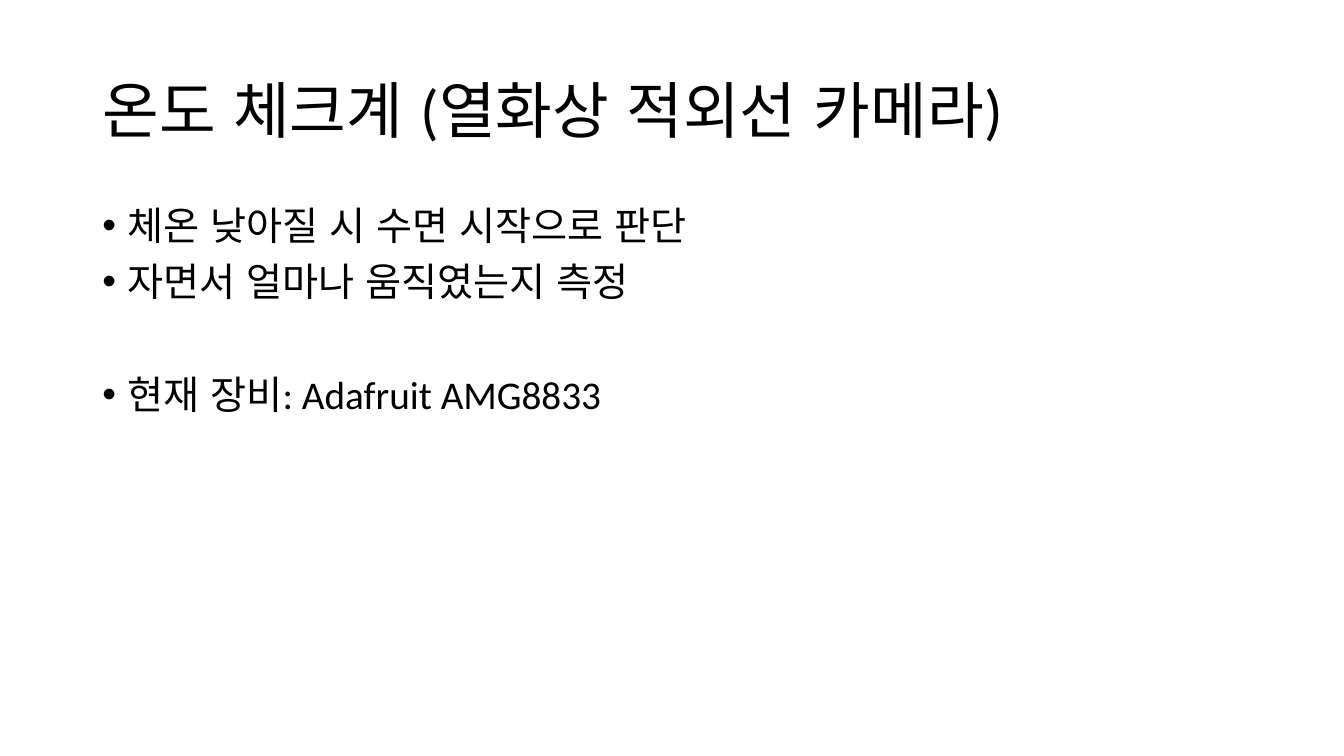
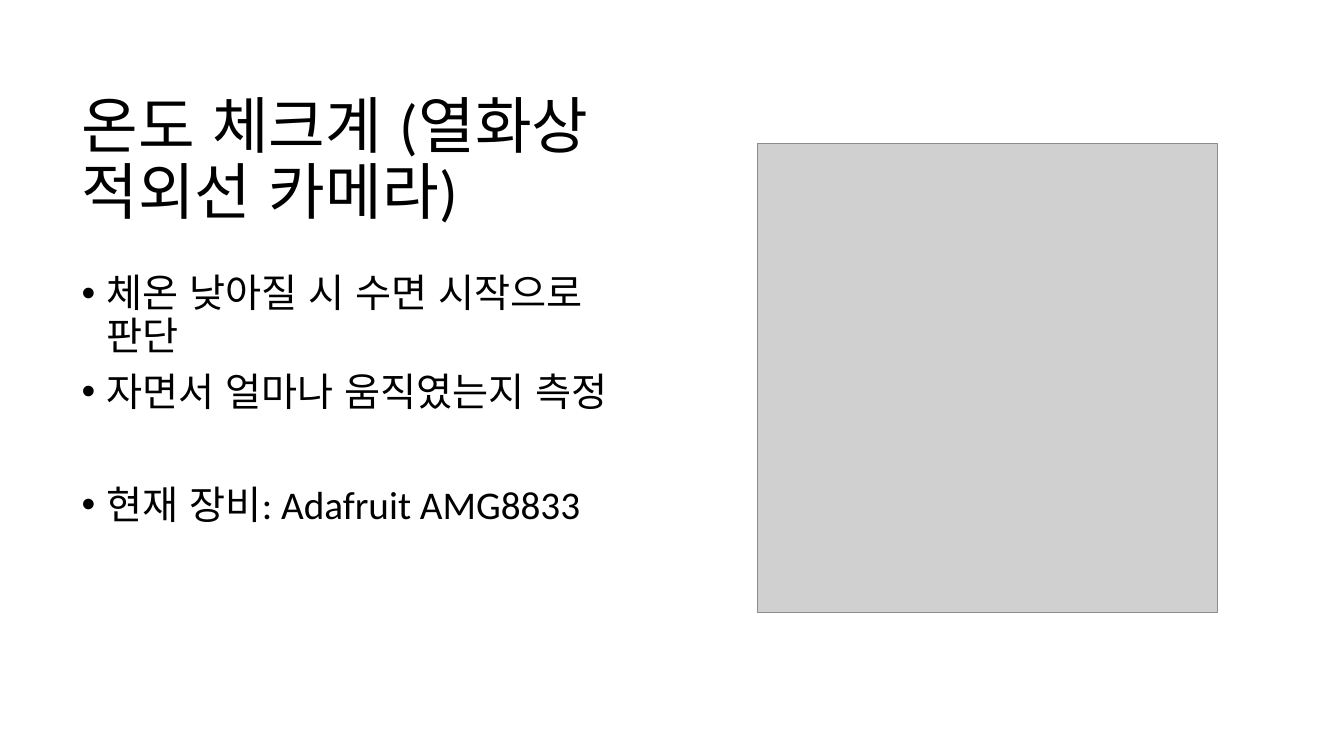
Before and after one commit to headring/Sleeptionary, a slide deck: slide 7 of Sleeping_Analysis.pptx. Drawn at 1344x756 pixels with LibreOffice and Linux fonts; fonts in the diff are those of the drawing; grey boxes stand for pictures. Boxes give left, top, right and bottom in pixels: in the first picture for what was removed or moved away, otherwise in the second. Text is boxed around its words. In the diff, an @@ line names an element or a change of style, - is before the commit and + after.

Commit message:
Add files via upload
이미지 추가 및 발표용으로 전환

```diff
--- a/Sleeping_Analysis.pptx
+++ b/Sleeping_Analysis.pptx
@@ title "온도 체크계 (열화상 적외선 카메라)" rewrapped from (102, 82, 1003, 142) to (82, 97, 589, 223) @@
@@ picture added at (757, 143, 1217, 613) @@
@@ text "체온 낮아질 시 수면 시작으로 ..." rewrapped from (128, 207, 687, 412) to (107, 274, 608, 522) @@
```
Also in this commit, not shown: 5 other slides changed, 2 slides added, 1 slide removed.
